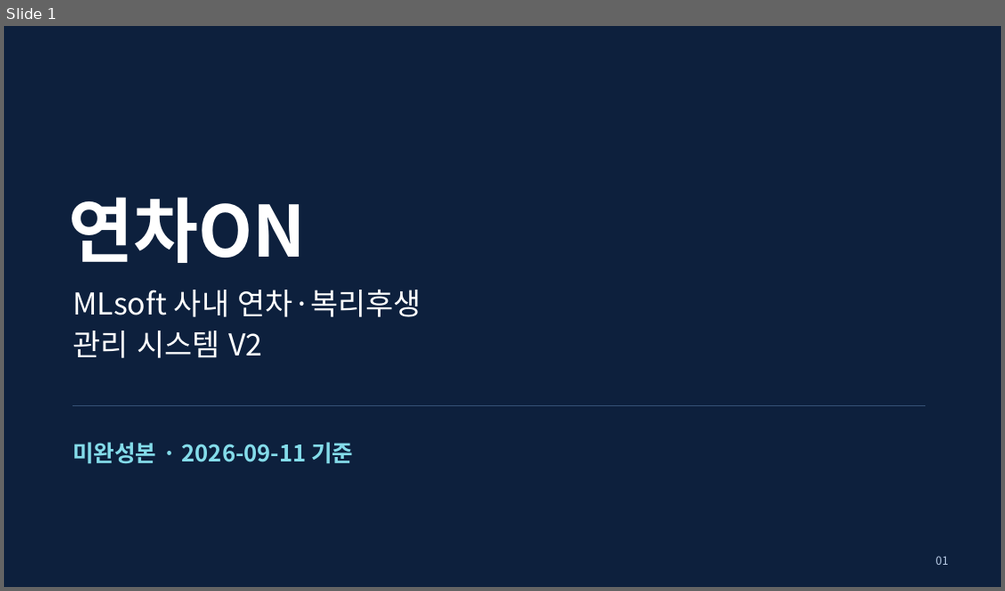
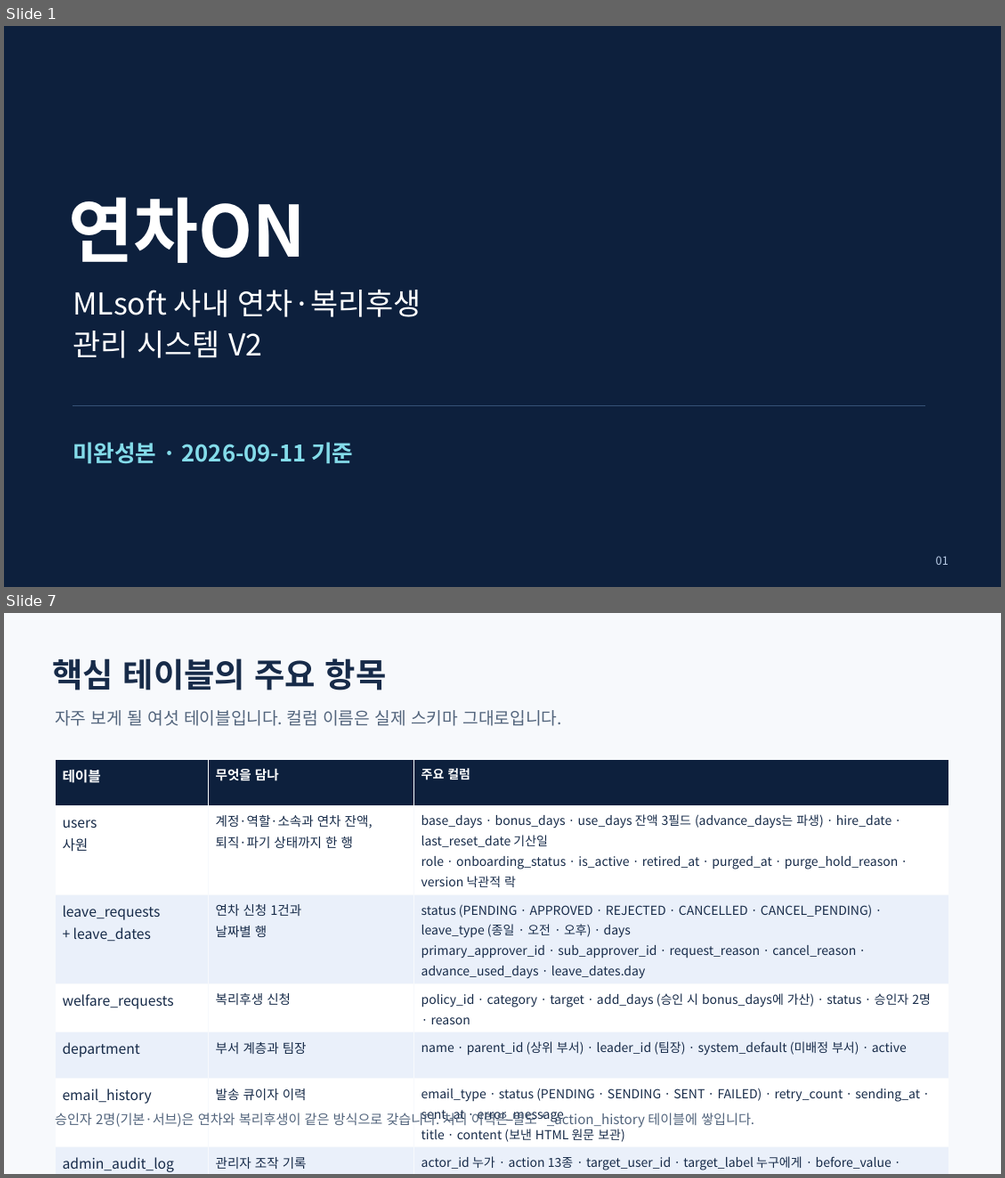
Before and after one commit to yejun9052/mlsoft-first-project, a slide deck: docs/발표자료/연차ON-프로젝트-소개-2026-09-11.pptx. Shown one above the other, each under a label of ours: slide 1 before the commit, slides 1 and 7 after it; the slides between them are not shown. The pictures are 1005x591 and 1005x1178 pixels, drawn with LibreOffice and Linux fonts; fonts in the diff are those of the drawing. Boxes give left, top, right and bottom in pixels: in the first picture for what was removed or moved away, otherwise in the second. Text is boxed around its words. In the diff, an @@ line names an element or a change of style, - is before the commit and + after.

```diff
--- a/docs/발표자료/연차ON-프로젝트-소개-2026-09-11.pptx
+++ b/docs/발표자료/연차ON-프로젝트-소개-2026-09-11.pptx
@@ slide 7 added at [4,613,1001,1174], background #F7F9FC @@
@@ text added at [53,658,387,690], 32 pt, text #172B49, bold @@
+핵심 테이블의 주요 항목
@@ text added at [55,710,561,726], 16.5 pt, text #53657D @@
+자주 보게 될 여섯 테이블입니다. 컬럼 이름은 실제 스키마 그대로입니다.
@@ table added at [55,759,948,1174], 7 rows, 3 columns @@
+테이블 | 무엇을 담나 | 주요 컬럼
+users / 사원 | 계정·역할·소속과 연차 잔액, / 퇴직·파기 상태까지 한 행 | base_days · bonus_days · use_days 잔액 3필드 (advance_days는 파생) · hire_date · last_reset_date 기산일 / role · onboarding_status · is_active · retired_at · purged_at · purge_hold_reason · version 낙관적 락
+leave_requests / + leave_dates | 연차 신청 1건과 / 날짜별 행 | status (PENDING · APPROVED · REJECTED · CANCELLED · CANCEL_PENDING) · leave_type (종일 · 오전 · 오후) · days / primary_approver_id · sub_approver_id · request_reason · cancel_reason · advance_used_days · leave_dates.day
+welfare_requests | 복리후생 신청 | policy_id · category · target · add_days (승인 시 bonus_days에 가산) · status · 승인자 2명 · reason
+department | 부서 계층과 팀장 | name · parent_id (상위 부서) · leader_id (팀장) · system_default (미배정 부서) · active
+email_history | 발송 큐이자 이력 | email_type · status (PENDING · SENDING · SENT · FAILED) · retry_count · sending_at · sent_at · error_message / title · content (보낸 HTML 원문 보관)
+admin_audit_log | 관리자 조작 기록 | actor_id 누가 · action 13종 · target_user_id · target_label 누구에게 · before_value · after_value
@@ text added at [55,1111,754,1127], 13 pt, text #53657D @@
+승인자 2명(기본·서브)은 연차와 복리후생이 같은 방식으로 갖습니다. 처리 이력은 별도 *_action_history 테이블에 쌓입니다.
```
Also in this commit, not shown: 17 slides changed, 1 other slide added.
